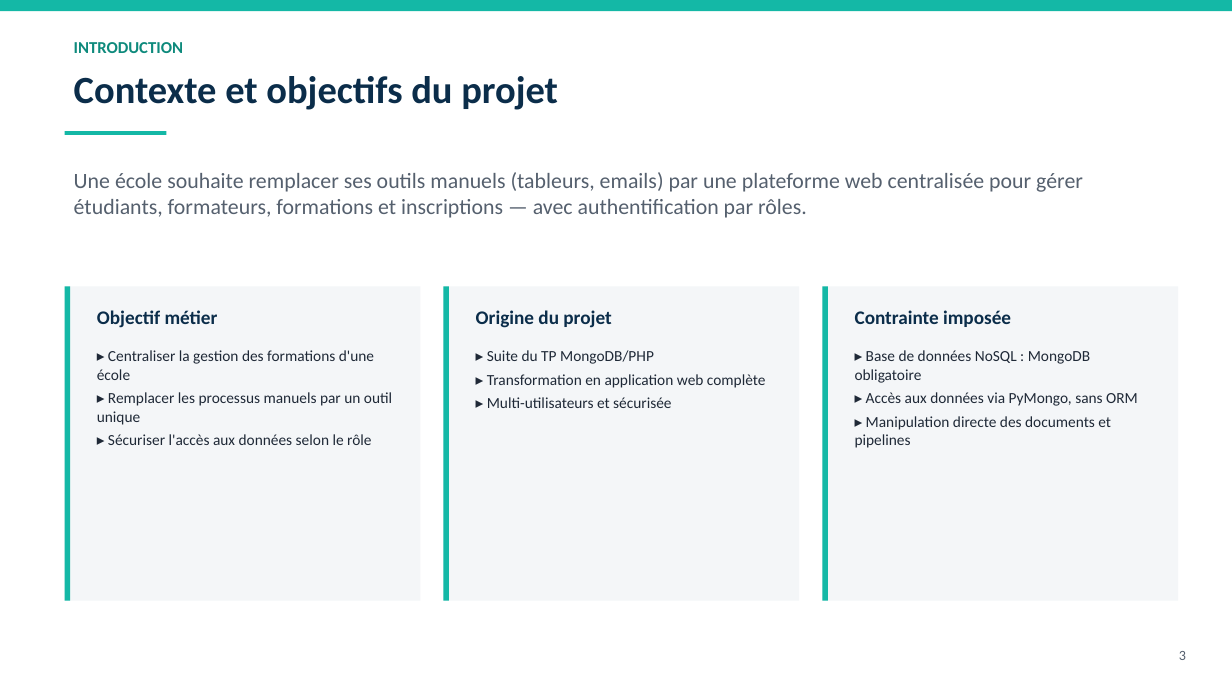
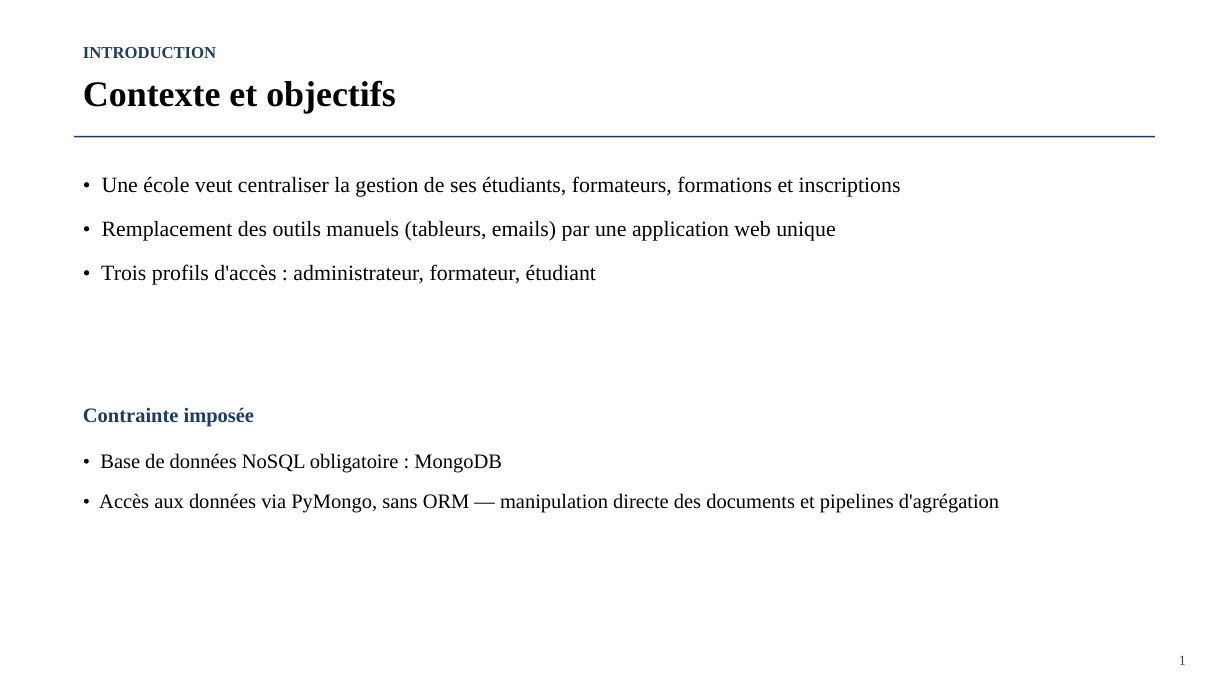
Before and after one commit to ASapAbro/E-Educ, a slide deck: slide 2 of complet/report/Presentation_Projet_Gestion_Formations.pptx (slide 3 before the commit). Drawn at 1232x693 pixels with LibreOffice and Linux fonts; fonts in the diff are those of the drawing. Boxes give left, top, right and bottom in pixels: in the first picture for what was removed or moved away, otherwise in the second. Text is boxed around its words. In the diff, an @@ line names an element or a change of style, - is before the commit and + after.

Commit message:
Refonte de la présentation : template simple (Times New Roman), format court centré sur la BDD
Remplace le design coloré à 24 slides par un template sobre en Times New
Roman (13 slides). Le contenu se concentre sur l'essentiel du projet en
appuyant sur la partie base de données : modélisation MongoDB, choix
références vs embedding, fonctions/méthodes réelles de la couche modèle
(app/models/), pipelines d'agrégation, index et performances.

```diff
--- a/complet/report/Presentation_Projet_Gestion_Formations.pptx
+++ b/complet/report/Presentation_Projet_Gestion_Formations.pptx
@@ rectangle removed at <box>0,0,1232,11</box> @@
@@ text "INTRODUCTION": place and size @@
-text "INTRODUCTION" at <box>74,42,183,53</box>
+text "INTRODUCTION" at <box>83,47,216,58</box>
@@ text "INTRODUCTION" at <box>83,47,216,58</box>: font Calibri to Times New Roman, text colour #0E8A7C to #1F3C63 @@
@@ text at <box>83,80,396,114</box>: text changed; size 30 to 28 pt; font Calibri to Times New Roman; text colour #0B2D4A to #000000 @@
-Contexte et objectifs du projet
+Contexte et objectifs
@@ rectangle removed at <box>65,131,166,135</box> @@
@@ rectangle added at <box>74,136,1155,138</box>, fill #1F3C63 @@
@@ text removed at <box>74,172,1083,218</box> @@
-Une école souhaite remplacer ses outils manuels (tableurs, emails) par une plateforme web centralisée pour gérer étudiants, formateurs, formations et inscriptions — avec authentification par rôles.
@@ text added at <box>101,176,901,285</box>, 17 pt, text #000000 @@
+• Une école veut centraliser la gestion de ses étudiants, formateurs, formations et inscriptions
+• Remplacement des outils manuels (tableurs, emails) par une application web unique
+• Trois profils d'accès : administrateur, formateur, étudiant
@@ rectangle removed at <box>65,287,421,601</box> @@
@@ rectangle removed at <box>65,287,70,601</box> @@
@@ rectangle removed at <box>444,287,799,601</box> @@
@@ rectangle removed at <box>444,287,449,601</box> @@
@@ rectangle removed at <box>823,287,1178,601</box> @@
@@ rectangle removed at <box>823,287,828,601</box> @@
@@ text removed at <box>97,310,218,328</box> @@
-Objectif métier
@@ text removed at <box>476,310,611,328</box> @@
-Origine du projet
@@ text removed at <box>97,350,392,445</box> @@
-▸ Centraliser la gestion des formations d'une école
-▸ Remplacer les processus manuels par un outil unique
-▸ Sécuriser l'accès aux données selon le rôle
@@ text removed at <box>487,350,1111,427</box> @@
-▸ Suite du TP MongoDB/PHP
-▸ Transformation en application web complète
-▸ Multi-utilisateurs et sécurisée
@@ text "Contrainte imposée": place and size @@
-text "Contrainte imposée" at <box>855,310,1011,327</box>
+text "Contrainte imposée" at <box>83,407,254,427</box>
@@ text "Contrainte imposée" at <box>83,407,254,427</box>: size 15 to 16 pt, font Calibri to Times New Roman, text colour #0B2D4A to #1F3C63 @@
@@ text at <box>99,453,999,513</box>: text changed; size 12 to 16 pt; font Calibri to Times New Roman; text colour #1F2937 to #000000 @@
-▸ Base de données NoSQL : MongoDB obligatoire
-▸ Accès aux données via PyMongo, sans ORM
-▸ Manipulation directe des documents et pipelines
+• Base de données NoSQL obligatoire : MongoDB
+• Accès aux données via PyMongo, sans ORM — manipulation directe des documents et pipelines d'agrégation
@@ text removed at <box>1179,651,1186,660</box> @@
-3
@@ text added at <box>1179,656,1186,665</box>, 11 pt, text #404040 @@
+1
```
Also in this commit, not shown: 8 other slides changed, 4 slides added, 15 slides removed.
